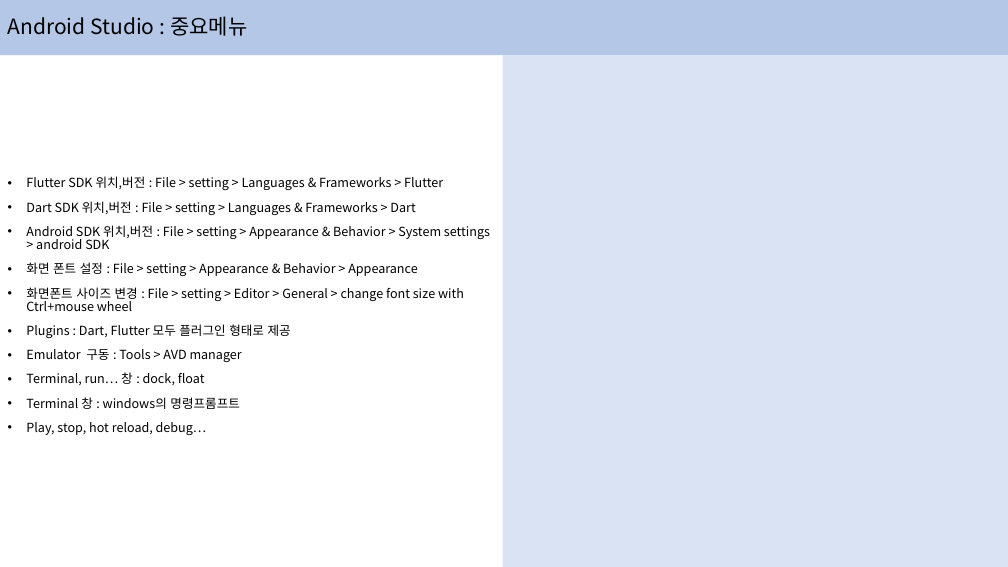
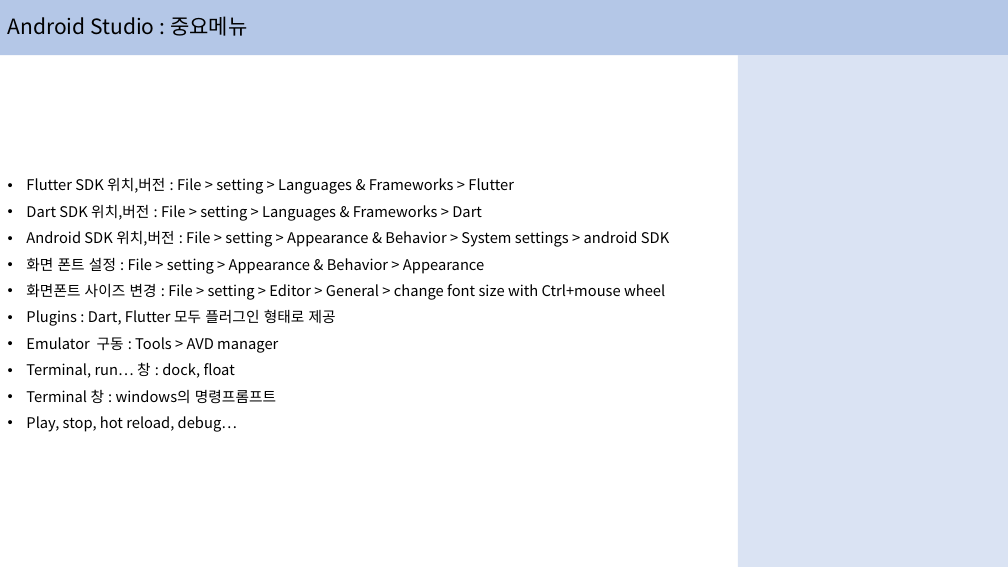
Before and after one commit to hongjaikim/lecture, a slide deck: slide 11 of flutter/Google_Flutter_-2.pptx. Drawn at 1008x567 pixels with LibreOffice and Linux fonts; fonts in the diff are those of the drawing. Boxes give left, top, right and bottom in pixels: in the first picture for what was removed or moved away, otherwise in the second. Text is boxed around its words. In the diff, an @@ line names an element or a change of style, - is before the commit and + after.

```diff
--- a/flutter/Google_Flutter_-2.pptx
+++ b/flutter/Google_Flutter_-2.pptx
@@ text "Flutter SDK 위치,버전 : File ..." at bbox=[26, 178, 669, 432]: size 12 to 14 pt @@
@@ rectangle: place and size @@
-rectangle at bbox=[503, 55, 1008, 567]
+rectangle at bbox=[738, 55, 1008, 567]
```
Also in this commit, not shown: 25 other slides changed, 6 slides added, 3 other files.
